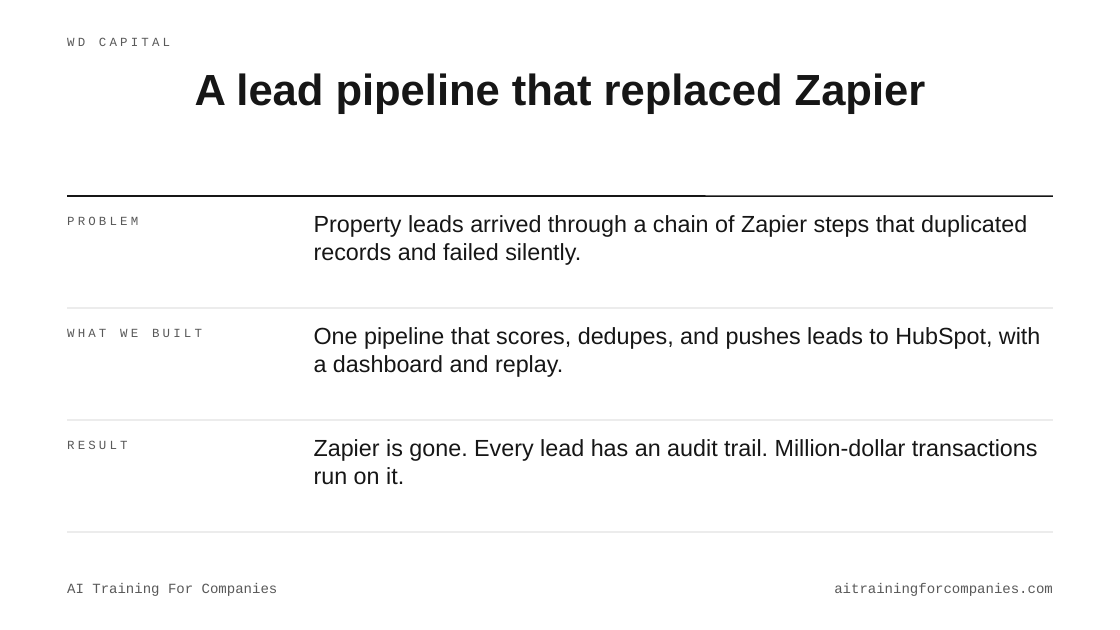
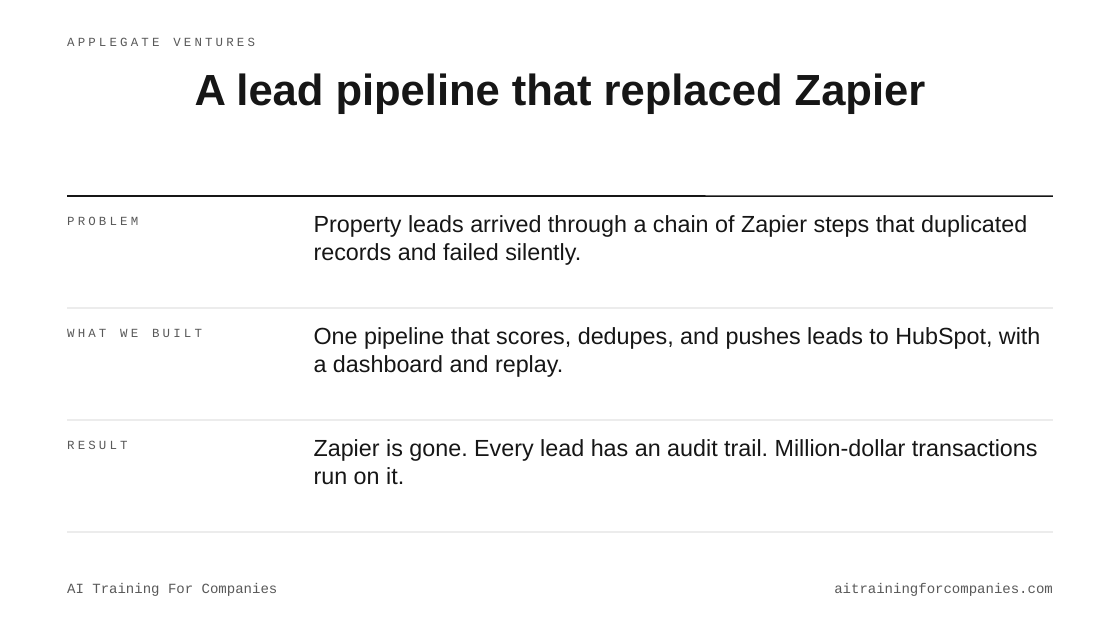
Before and after one commit to wonderfly123/ai-training-for-companies, a slide deck: slide 9 of docs/deck/AI-Training-For-Companies.pptx. Drawn at 1120x630 pixels with LibreOffice and Linux fonts; fonts in the diff are those of the drawing. Boxes give left, top, right and bottom in pixels: in the first picture for what was removed or moved away, otherwise in the second. Text is boxed around its words. In the diff, an @@ line names an element or a change of style, - is before the commit and + after.

```diff
--- a/docs/deck/AI-Training-For-Companies.pptx
+++ b/docs/deck/AI-Training-For-Companies.pptx
@@ text at (x1=67, y1=37, x2=255, y2=46): text changed @@
-WD CAPITAL
+APPLEGATE VENTURES
```
Also in this commit, not shown: 1 other slide changed, 6 other files.
